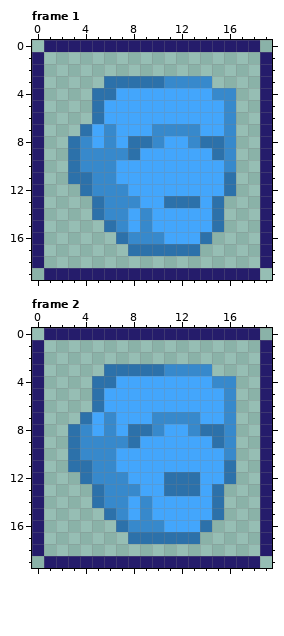
Pixel-art file: Assets/Textures/TutorialManager/computer_head.aseprite. The picture above is the old version.
20x20 pixels, 2 frames. Shown: frame 1, frame 2.
Once edited:
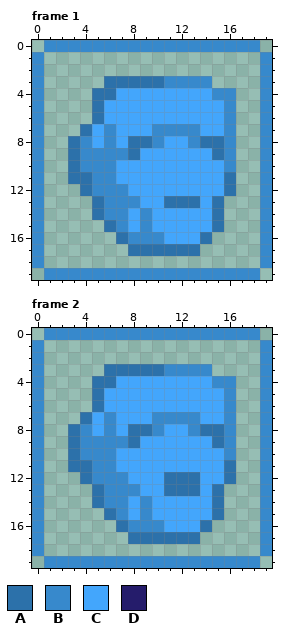
Palette (. is transparent): A #2c71aa  B #3789cc  C #43a6fc  D #251c6b
From old to new:
--- frame 1
@@ x 0..19 @@
- 0 .DDDDDDDDDDDDDDDDDD.
- 1 D..................D
- 2 D..................D
- 3 D.....AAAAABBBB....D
- 4 D....AACCCCCCCCBB..D
- 5 D....ACCCCCCCCCCB..D
- 6 D....ACCCCCCCCCCB..D
- 7 D...ACBCCCBBBBCCB..D
- 8 D..ABCBCAABCCBAAB..D
- 9 D..ABBBBACCCCCCAB..D
-10 D..ABBBCCCCCCCCCB..D
-11 D..AABBCCCCCCCCCA..D
-12 D...ABBBCCCCCCCCA..D
-13 D....ABBBCCAAACA...D
-14 D....ABBCBCCCCCA...D
-15 D.....ABCBCCCCCA...D
-16 D......ABBBCCCA....D
-17 D.......AAAAAA.....D
-18 D..................D
-19 .DDDDDDDDDDDDDDDDDD.
+ 0 .BBBBBBBBBBBBBBBBBB.
+ 1 B..................B
+ 2 B..................B
+ 3 B.....AAAAABBBB....B
+ 4 B....AACCCCCCCCBB..B
+ 5 B....ACCCCCCCCCCB..B
+ 6 B....ACCCCCCCCCCB..B
+ 7 B...ACBCCCBBBBCCB..B
+ 8 B..ABCBCAABCCBAAB..B
+ 9 B..ABBBBACCCCCCAB..B
+10 B..ABBBCCCCCCCCCB..B
+11 B..AABBCCCCCCCCCA..B
+12 B...ABBBCCCCCCCCA..B
+13 B....ABBBCCAAACA...B
+14 B....ABBCBCCCCCA...B
+15 B.....ABCBCCCCCA...B
+16 B......ABBBCCCA....B
+17 B.......AAAAAA.....B
+18 B..................B
+19 .BBBBBBBBBBBBBBBBBB.
--- frame 2
@@ x 0..19 @@
- 0 .DDDDDDDDDDDDDDDDDD.
- 1 D..................D
- 2 D..................D
- 3 D.....AAAAABBBB....D
- 4 D....AACCCCCCCCBB..D
- 5 D....ACCCCCCCCCCB..D
- 6 D....ACCCCCCCCCCB..D
- 7 D...ACBCCCBBBBCCB..D
- 8 D..ABCBCAABCCBAAB..D
- 9 D..ABBBBACCCCCCAB..D
-10 D..ABBBCCCCCCCCCB..D
-11 D..AABBCCCCCCCCCA..D
-12 D...ABBBCCCAAACCA..D
-13 D....ABBBCCAAACA...D
-14 D....ABBCBCCCCCA...D
-15 D.....ABCBCCCCCA...D
-16 D......ABBBCCCA....D
-17 D.......AAAAAA.....D
-18 D..................D
-19 .DDDDDDDDDDDDDDDDDD.
+ 0 .BBBBBBBBBBBBBBBBBB.
+ 1 B..................B
+ 2 B..................B
+ 3 B.....AAAAABBBB....B
+ 4 B....AACCCCCCCCBB..B
+ 5 B....ACCCCCCCCCCB..B
+ 6 B....ACCCCCCCCCCB..B
+ 7 B...ACBCCCBBBBCCB..B
+ 8 B..ABCBCAABCCBAAB..B
+ 9 B..ABBBBACCCCCCAB..B
+10 B..ABBBCCCCCCCCCB..B
+11 B..AABBCCCCCCCCCA..B
+12 B...ABBBCCCAAACCA..B
+13 B....ABBBCCAAACA...B
+14 B....ABBCBCCCCCA...B
+15 B.....ABCBCCCCCA...B
+16 B......ABBBCCCA....B
+17 B.......AAAAAA.....B
+18 B..................B
+19 .BBBBBBBBBBBBBBBBBB.
Changed places in both pictures, as pixel boxes (x1, y1, x2, y2):
changed: (32, 40, 272, 280)
changed: (32, 328, 272, 568)
